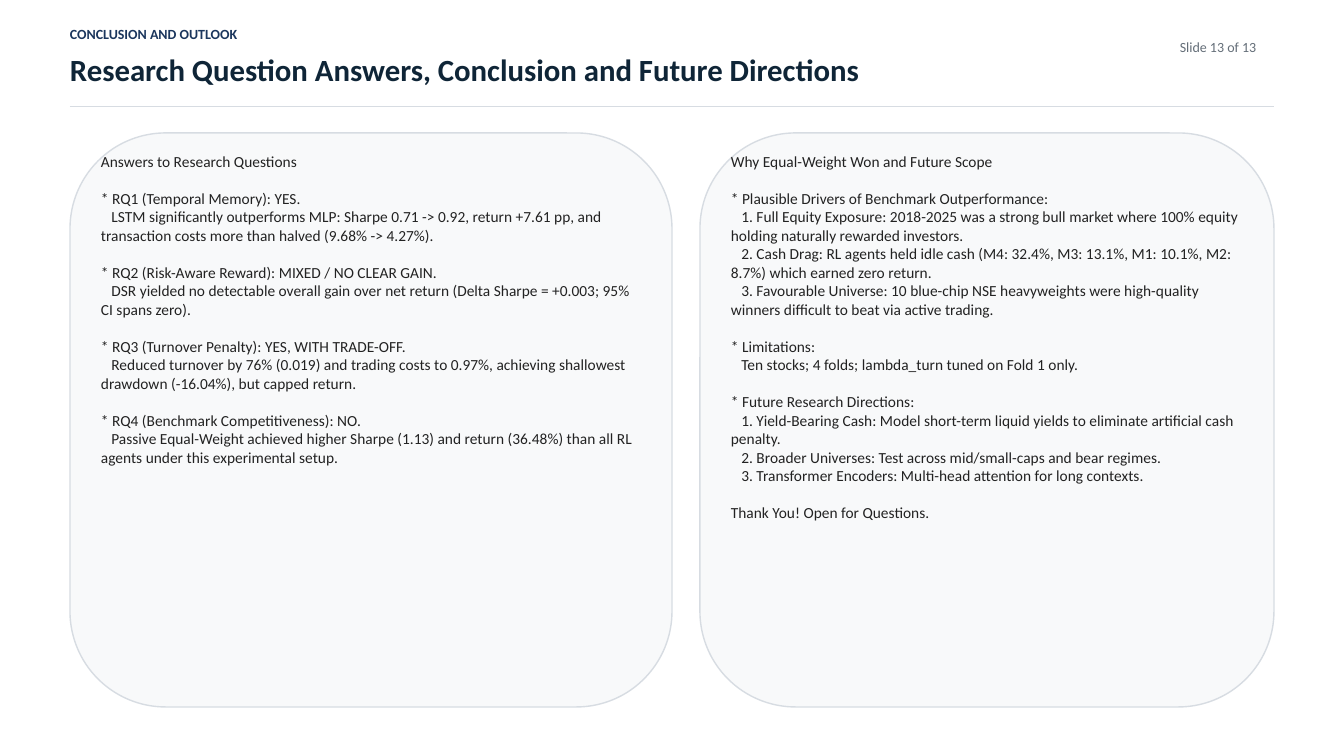
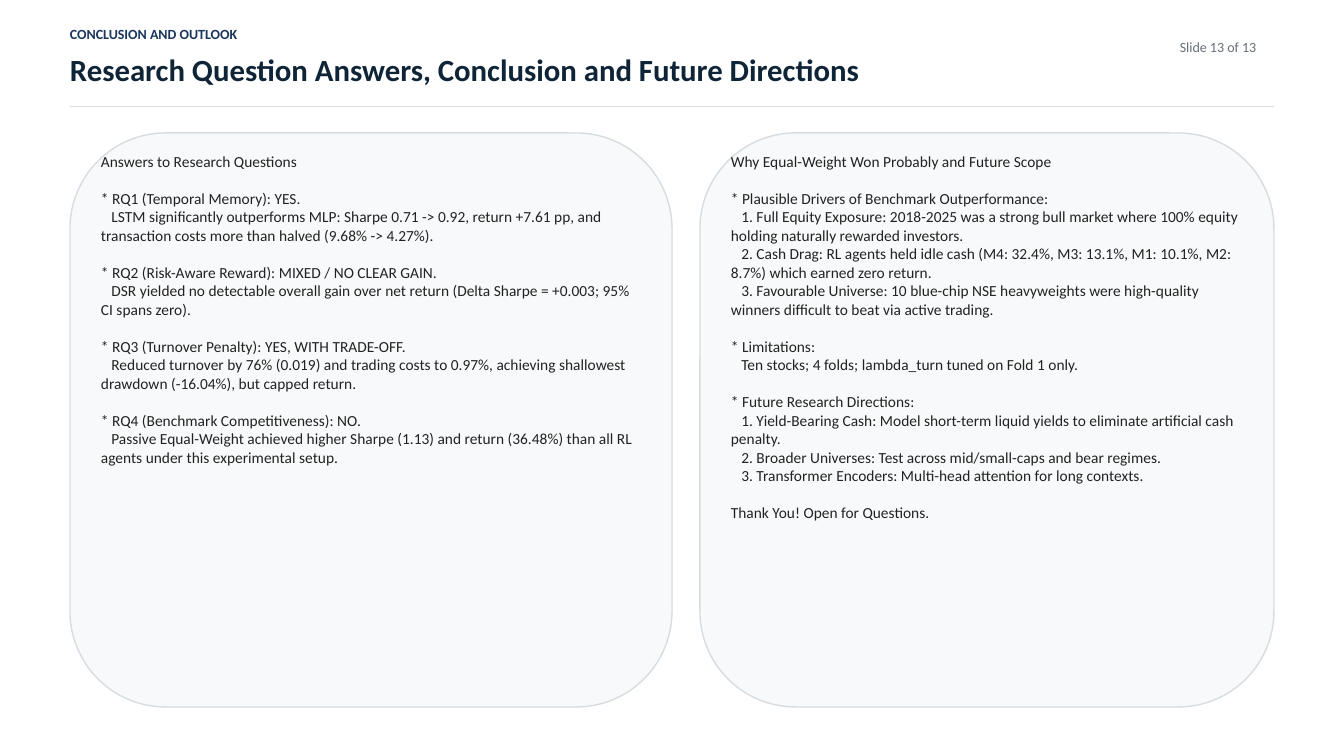
Before and after one commit to ritammondal2004/Risk-Aware-Deep-Reinforcement-Learning-for-Daily-Portfolio-Allocation, a slide deck: slide 13 of ppt/BTP1_Risk_Aware_DRL_Portfolio.pptx. Drawn at 1344x756 pixels with LibreOffice and Linux fonts; fonts in the diff are those of the drawing. Boxes give left, top, right and bottom in pixels: in the first picture for what was removed or moved away, otherwise in the second. Text is boxed around its words. In the diff, an @@ line names an element or a change of style, - is before the commit and + after.

```diff
--- a/ppt/BTP1_Risk_Aware_DRL_Portfolio.pptx
+++ b/ppt/BTP1_Risk_Aware_DRL_Portfolio.pptx
@@ text at (731,156,1238,521): text changed @@
-Why Equal-Weight Won and Future Scope
-* Plausible Drivers of Benchmark Outperformance:
-1. Full Equity Exposure: 2018-2025 was a strong bull market where 100% equity holding naturally rewarded investors.
-2. Cash Drag: RL agents held idle cash (M4: 32.4%, M3: 13.1%, M1: 10.1%, M2: 8.7%) which earned zero return.
-3. Favourable Universe: 10 blue-chip NSE heavyweights were high-quality winners difficult to beat via active trading.
-* Limitations:
-Ten stocks; 4 folds; lambda_turn tuned on Fold 1 only.
-* Future Research Directions:
-1. Yield-Bearing Cash: Model short-term liquid yields to eliminate artificial cash penalty.
-2. Broader Universes: Test across mid/small-caps and bear regimes.
-3. Transformer Encoders: Multi-head attention for long contexts.
-Thank You! Open for Questions.
+Why Equal-Weight Won Probably and Future Scope
+* Plausible Drivers of Benchmark Outperformance:
+1. Full Equity Exposure: 2018-2025 was a strong bull market where 100% equity holding naturally rewarded investors.
+2. Cash Drag: RL agents held idle cash (M4: 32.4%, M3: 13.1%, M1: 10.1%, M2: 8.7%) which earned zero return.
+3. Favourable Universe: 10 blue-chip NSE heavyweights were high-quality winners difficult to beat via active trading.
+* Limitations:
+Ten stocks; 4 folds; lambda_turn tuned on Fold 1 only.
+* Future Research Directions:
+1. Yield-Bearing Cash: Model short-term liquid yields to eliminate artificial cash penalty.
+2. Broader Universes: Test across mid/small-caps and bear regimes.
+3. Transformer Encoders: Multi-head attention for long contexts.
+Thank You! Open for Questions.
```
Also in this commit, not shown: 1 other slide changed, 1 other file.
